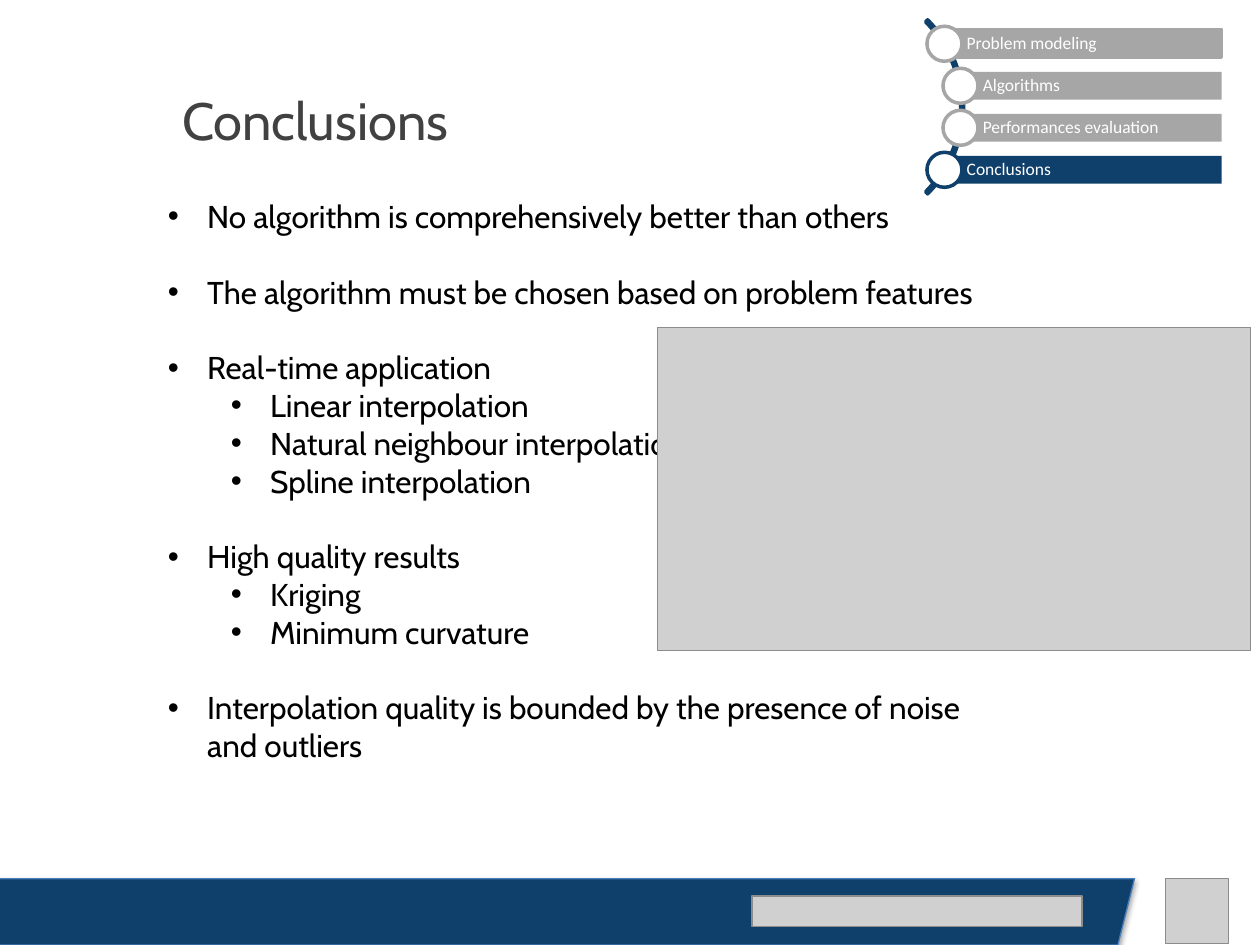
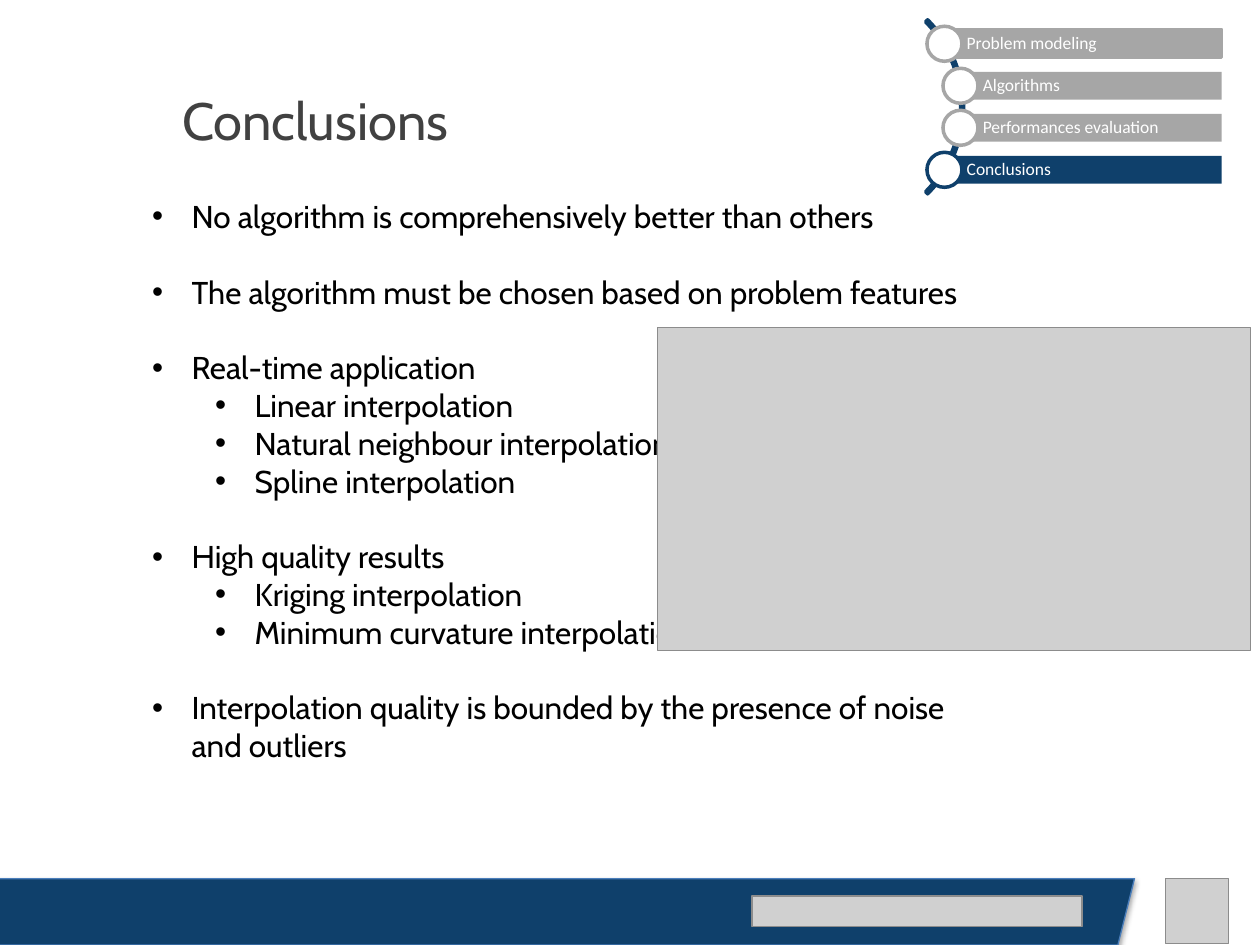
Before and after one commit to alessiaguida/Bathymetry, a slide deck: slide 10 of storage/slides/presentazione 07-06-19.pptx. Drawn at 1260x945 pixels with LibreOffice and Linux fonts; fonts in the diff are those of the drawing; grey boxes stand for pictures. Boxes give left, top, right and bottom in pixels: in the first picture for what was removed or moved away, otherwise in the second. Text is boxed around its words. In the diff, an @@ line names an element or a change of style, - is before the commit and + after.

```diff
--- a/storage/slides/presentazione 07-06-19.pptx
+++ b/storage/slides/presentazione 07-06-19.pptx
@@ text "No algorithm is comprehensively better ...": place and size @@
-text "No algorithm is comprehensively better ..." at [207, 204, 973, 758]
+text "No algorithm is comprehensively better ..." at [192, 204, 957, 758]
@@ text at [255, 582, 691, 651]: text changed @@
-  • Kriging
-  • Minimum curvature
+  • Kriging interpolation
+  • Minimum curvature interpolation
```
Also in this commit, not shown: 4 other slides changed, 1 other file.
